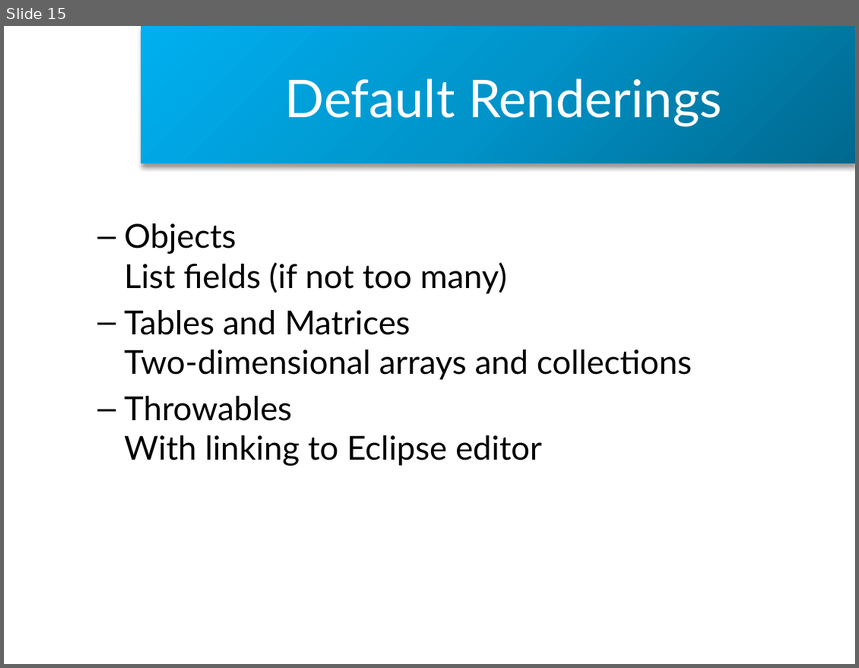
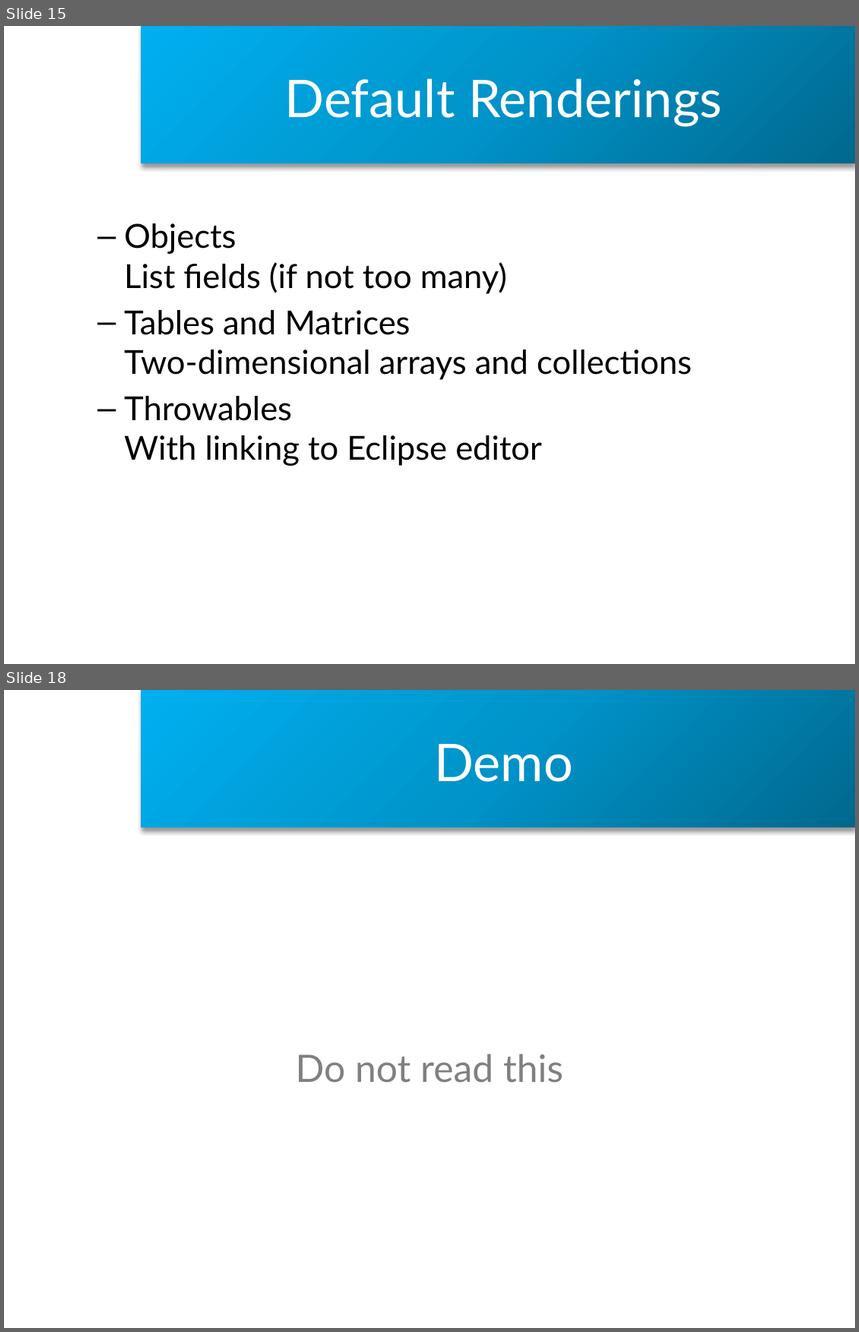
Before and after one commit to CedricReichenbach/DoodleDebug, a slide deck: presentations/Demo DoodleDebug Spring 2013.pptx. Shown one above the other, each under a label of ours: slide 15 before the commit, slides 15 and 18 after it; the slides between them are not shown. The pictures are 859x668 and 859x1332 pixels, drawn with LibreOffice and Linux fonts; fonts in the diff are those of the drawing; background and template pictures are left out. Boxes give left, top, right and bottom in pixels: in the first picture for what was removed or moved away, otherwise in the second. Text is boxed around its words. In the diff, an @@ line names an element or a change of style, - is before the commit and + after.

```diff
--- a/presentations/Demo DoodleDebug Spring 2013.pptx
+++ b/presentations/Demo DoodleDebug Spring 2013.pptx
@@ slide 18 added at <box>4,690,855,1328</box>, background #FFFFFF; not listed: 1 template element that a slide beside it also shows @@
@@ title added at <box>434,744,573,782</box>, 44 pt, text #FFFFFF @@
+Demo
@@ text added at <box>296,1054,563,1083</box>, 32 pt, text #808080 @@
+Do not read this
```
Also in this commit, not shown: 3 slides changed, 2 other slides added.
